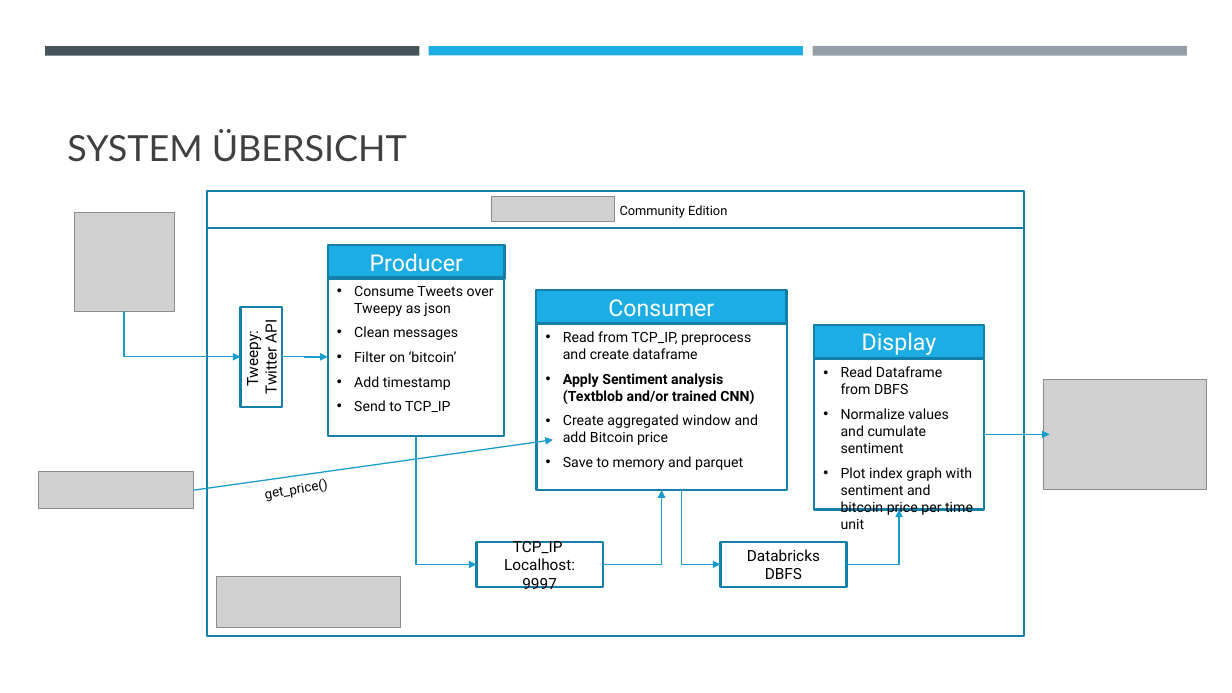
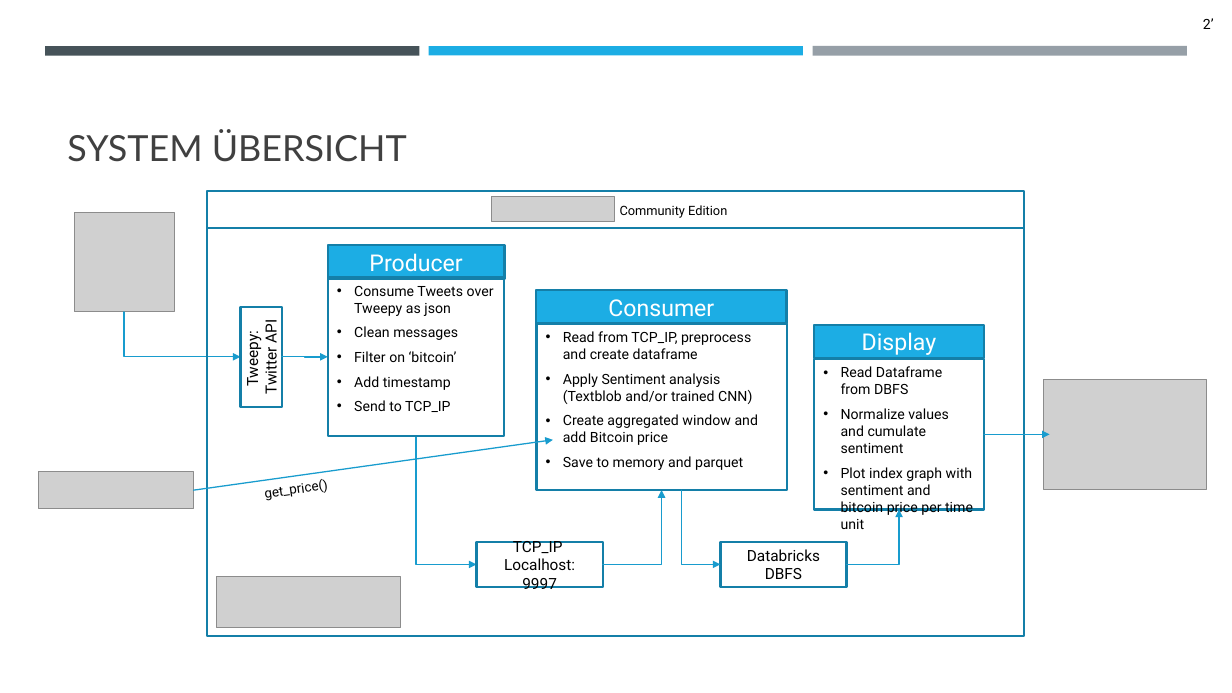
Before and after one commit to alexweltgeist/twitter_bitcoin, a slide deck: slide 3 of BitcoinPreisundTweets_v03.pptx. Drawn at 1232x693 pixels with LibreOffice and Linux fonts; fonts in the diff are those of the drawing; grey boxes stand for pictures. Boxes give left, top, right and bottom in pixels: in the first picture for what was removed or moved away, otherwise in the second. Text is boxed around its words. In the diff, an @@ line names an element or a change of style, - is before the commit and + after.

```diff
--- a/BitcoinPreisundTweets_v03.pptx
+++ b/BitcoinPreisundTweets_v03.pptx
@@ text added at [1203,18,1214,29], 11 pt, text #000000 @@
+2’
@@ text in rectangle at [563,373,752,404]: bold off in "Apply Sentiment analysis (Textblob and/or trained CNN)" @@
@@ text "get_price()" at [265,480,319,501]: rotation 350 to 351 degrees @@
```
Also in this commit, not shown: 9 other slides changed.
